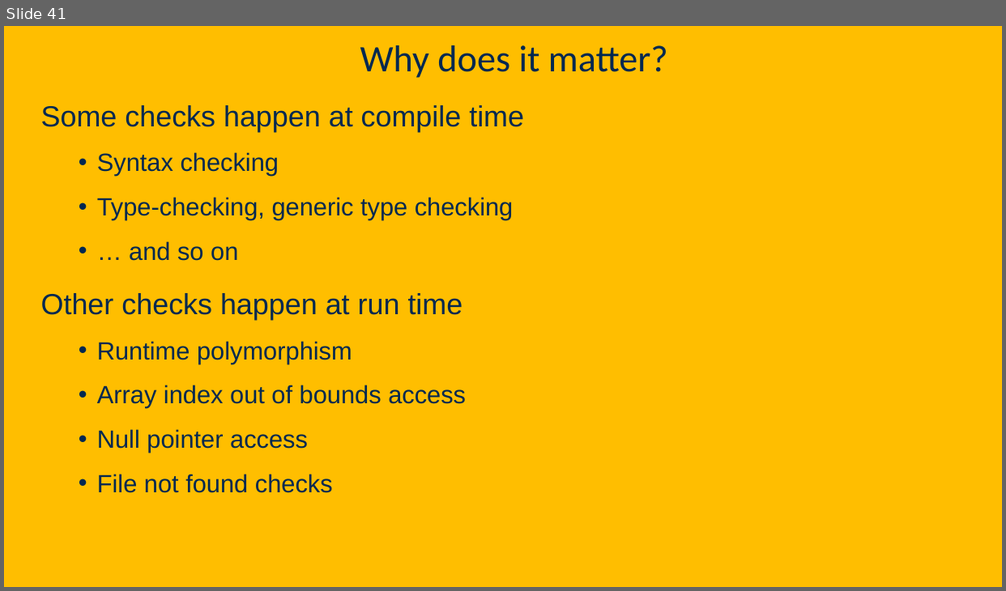
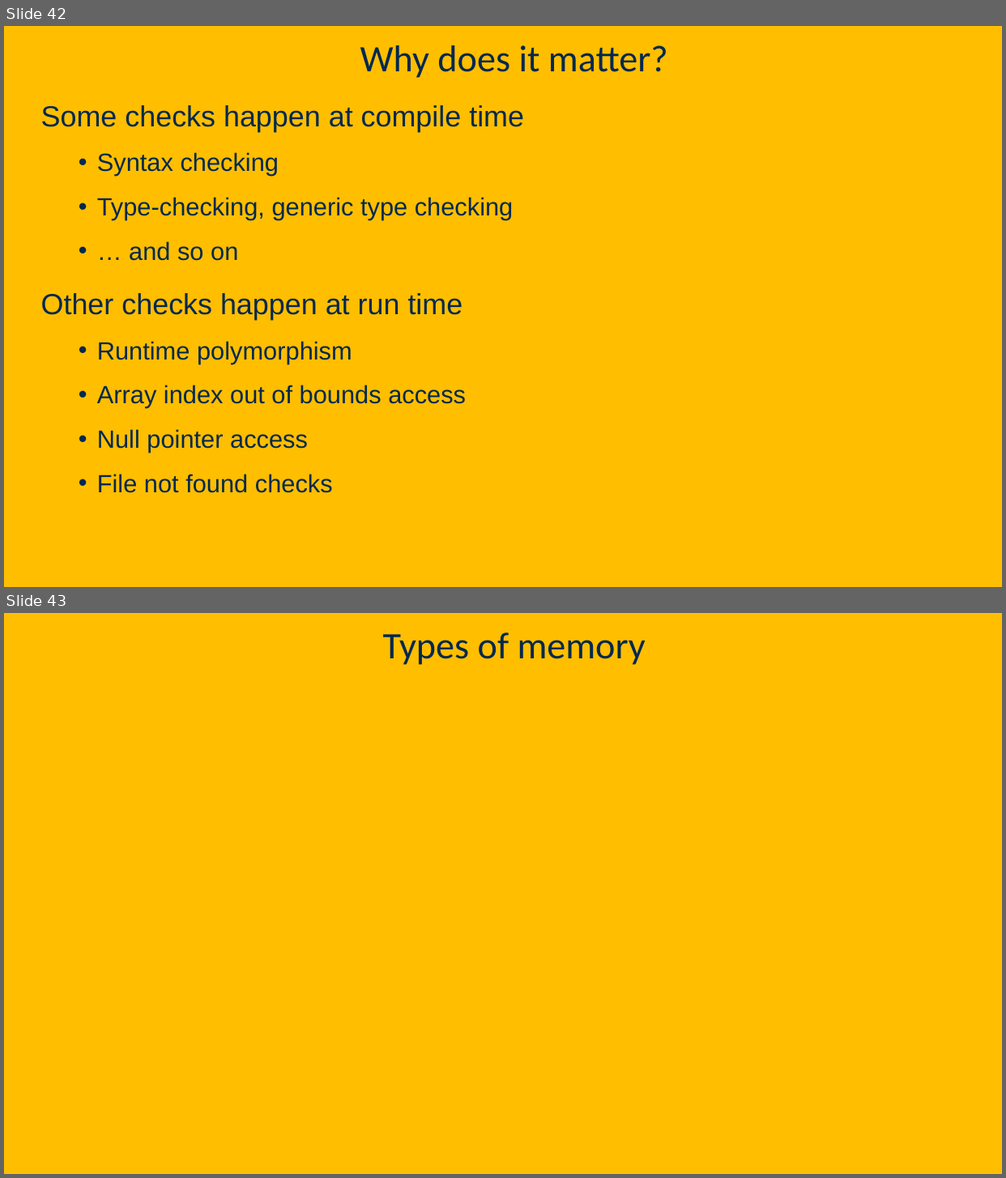
Before and after one commit to davsec-teaching/ecs160-f25, a slide deck: slides/2_oo_background.pptx. Shown one above the other, each under a label of ours: slide 41 before the commit, slides 42 and 43 after it. The pictures are 1006x591 and 1006x1178 pixels, drawn with LibreOffice and Linux fonts; fonts in the diff are those of the drawing; background and template pictures are left out. Boxes give left, top, right and bottom in pixels: in the first picture for what was removed or moved away, otherwise in the second. Text is boxed around its words. In the diff, an @@ line names an element or a change of style, - is before the commit and + after.

```diff
--- a/slides/2_oo_background.pptx
+++ b/slides/2_oo_background.pptx
@@ slide 43 added at box(4, 613, 1002, 1174), background picture (left out) @@
@@ title added at box(383, 632, 646, 665), 36 pt, text #022850 @@
+Types of memory
@@ what was slide 41 is now slide 42 @@
```
Also in this commit, not shown: 1 slide changed, 1 other slide added.
